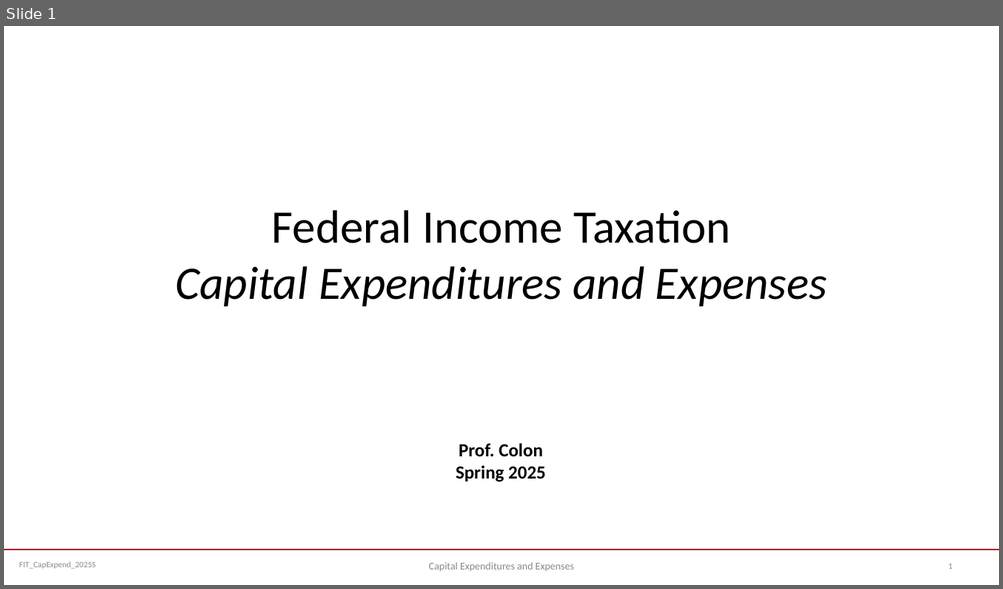
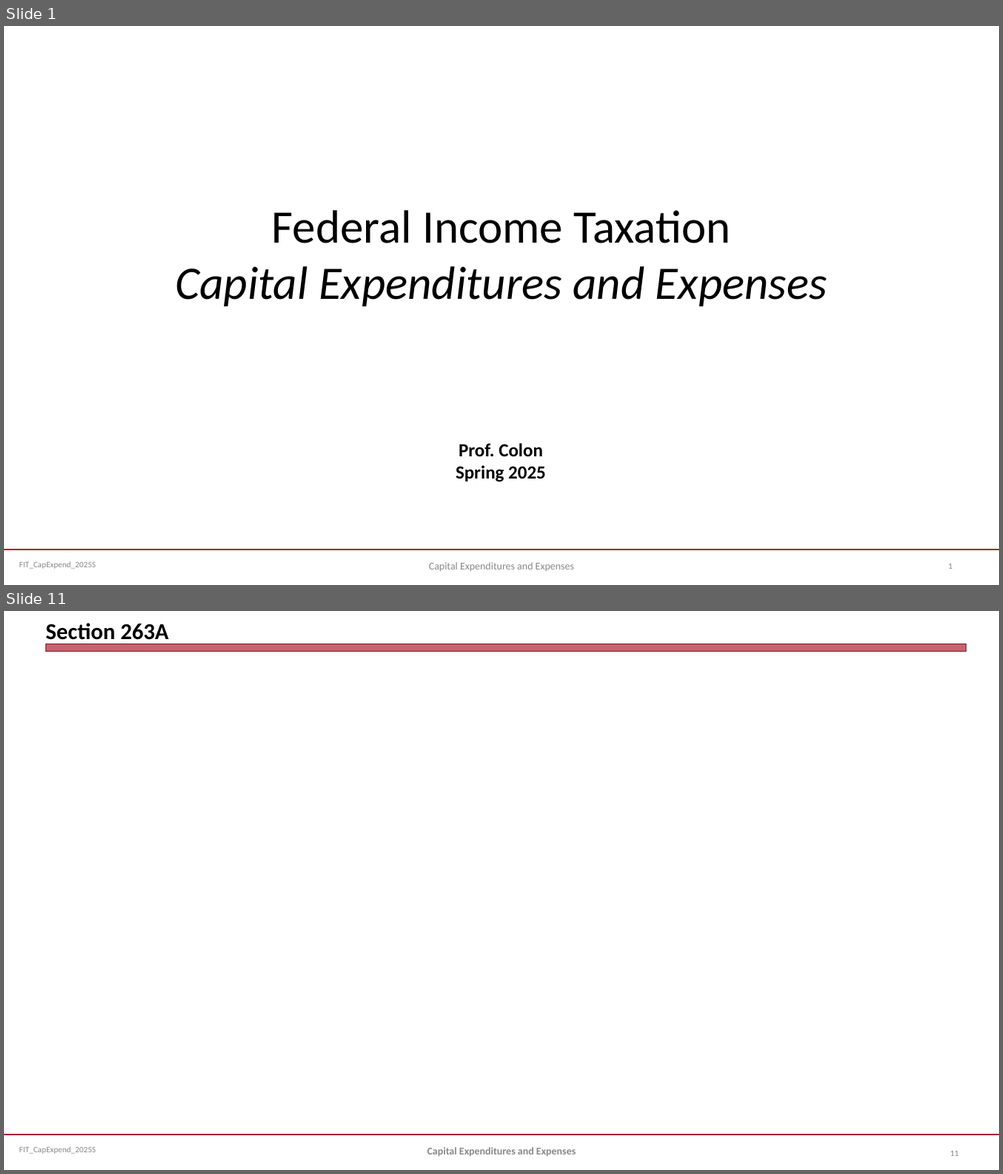
Before and after one commit to jmc877/Fed-Income-Tax, a slide deck: slides/FIT_CapExpend_2025S.pptx. Shown one above the other, each under a label of ours: slide 1 before the commit, slides 1 and 11 after it; the slides between them are not shown. The pictures are 1003x589 and 1003x1174 pixels, drawn with LibreOffice and Linux fonts; fonts in the diff are those of the drawing. Boxes give left, top, right and bottom in pixels: in the first picture for what was removed or moved away, otherwise in the second. Text is boxed around its words. In the diff, an @@ line names an element or a change of style, - is before the commit and + after.

```diff
--- a/slides/FIT_CapExpend_2025S.pptx
+++ b/slides/FIT_CapExpend_2025S.pptx
@@ slide 11 added at <box>4,611,999,1170</box>, background #FFFFFF; not listed: 2 template elements that a slide beside it also shows @@
@@ title added at <box>45,623,168,645</box>, 22 pt, text #000000, bold @@
+Section 263A
@@ rectangle added at <box>45,644,966,652</box>, fill #B01C2E at 69% opacity, outline #821522 0 pt @@
@@ text added at <box>427,1147,575,1156</box>, 10 pt, text #898989, bold @@
+Capital Expenditures and Expenses
@@ page number added at <box>950,1151,958,1156</box>, 8 pt, text #808080 @@
+11
```
Also in this commit, not shown: 9 slides changed, 3 other files.
